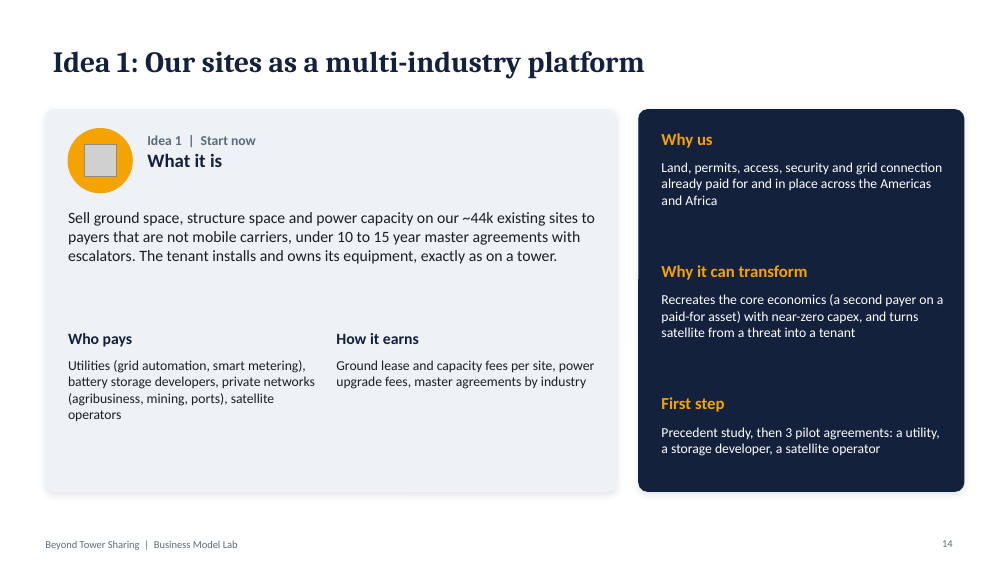
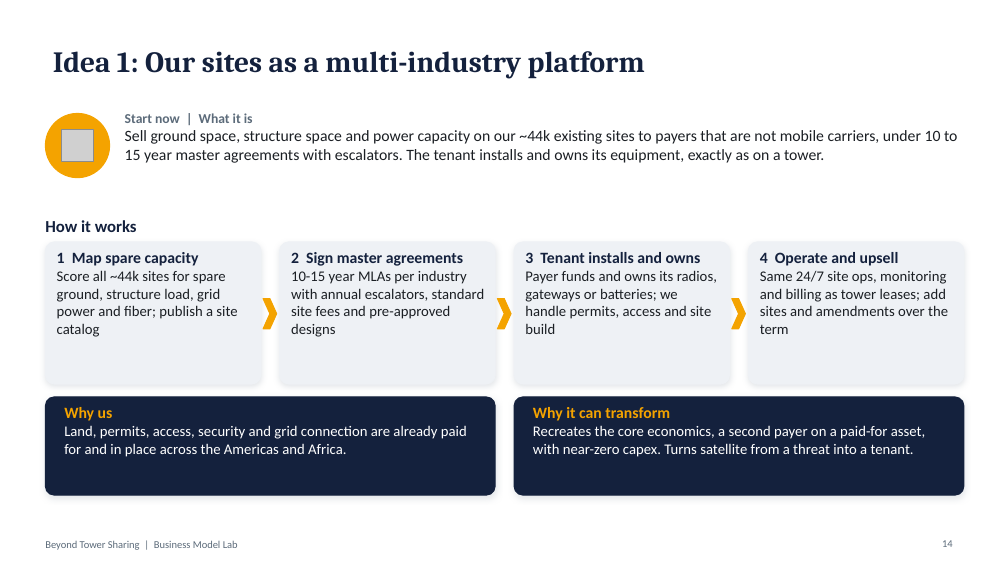
Before and after one commit to caiomperet/Claude-Skills, a slide deck: slide 14 of business-model-lab/saidas/Beyond-Tower-Sharing.pptx. Drawn at 1008x567 pixels with LibreOffice and Linux fonts; fonts in the diff are those of the drawing; grey boxes stand for pictures. Boxes give left, top, right and bottom in pixels: in the first picture for what was removed or moved away, otherwise in the second. Text is boxed around its words. In the diff, an @@ line names an element or a change of style, - is before the commit and + after.

```diff
--- a/business-model-lab/saidas/Beyond-Tower-Sharing.pptx
+++ b/business-model-lab/saidas/Beyond-Tower-Sharing.pptx
@@ ellipse: place and size @@
-ellipse at [68,129,132,193]
+ellipse at [45,113,110,178]
@@ text at [125,113,253,123]: paragraph added @@
+Start now | What it is
@@ text "Start now | What it ...": place and size @@
-text "Start now | What it ..." at [68,212,595,264]
+text "Start now | What it ..." at [125,113,957,163]
@@ rounded rectangle removed at [639,110,964,492] @@
@@ picture: place and size @@
-picture at [84,144,116,176]
+picture at [61,129,93,161]
@@ text removed at [661,133,713,148] @@
-Why us
@@ text at [45,220,137,232]: text changed; size 13 to 16 pt; text colour #5C6B7A to #14213D @@
-Idea 1 | Start now
-What it is
+How it works
@@ rounded rectangle added at [45,242,261,384], fill #EEF1F5, outline #EEF1F5 1 pt @@
@@ text at [57,252,237,337]: text changed; size 15 to 14 pt; text colour #14213D to #1B1F24; bold off @@
-Who pays
+1 Map spare capacity
+Score all ~44k sites for spare ground, structure load, grid power and fiber; publish a site catalog
@@ rounded rectangle: place and size @@
-rounded rectangle at [45,110,616,492]
+rounded rectangle at [280,242,495,384]
@@ rounded rectangle at [280,242,495,384]: proportions changed @@
@@ text at [291,252,485,337]: text changed; size 13 to 14 pt @@
-Ground lease and capacity fees per site, power upgrade fees, master agreements by industry
+2 Sign master agreements
+10-15 year MLAs per industry with annual escalators, standard site fees and pre-approved designs
@@ rounded rectangle added at [514,242,730,384], fill #EEF1F5, outline #EEF1F5 1 pt @@
@@ text added at [525,252,717,334], 14 pt, text #1B1F24 @@
+3 Tenant installs and owns
+Payer funds and owns its radios, gateways or batteries; we handle permits, access and site build
@@ text removed at [661,265,808,280] @@
-Why it can transform
@@ rounded rectangle added at [749,242,964,384], fill #EEF1F5, outline #EEF1F5 1 pt @@
@@ text added at [760,252,948,334], 14 pt, text #1B1F24 @@
+4 Operate and upsell
+Same 24/7 site ops, monitoring and billing as tower leases; add sites and amendments over the term
@@ chevron added at [263,299,277,329], fill #F4A300, outline #F4A300 1 pt @@
@@ chevron added at [498,299,511,329], fill #F4A300, outline #F4A300 1 pt @@
@@ chevron added at [732,299,746,329], fill #F4A300, outline #F4A300 1 pt @@
@@ text removed at [336,333,419,344] @@
-How it earns
@@ text removed at [68,360,315,422] @@
-Utilities (grid automation, smart metering), battery storage developers, private networks (agribusiness, mining, ports), satellite operators
@@ rounded rectangle added at [45,397,495,495], fill #14213D, outline #14213D 1 pt @@
@@ text at [64,407,467,457]: text changed; size 13 to 14 pt @@
-Land, permits, access, security and grid connection already paid for and in place across the Americas and Africa
+Why us
+Land, permits, access, security and grid connection are already paid for and in place across the Americas and Africa.
@@ rounded rectangle added at [514,397,964,495], fill #14213D, outline #14213D 1 pt @@
@@ text at [533,407,925,457]: text changed; size 13 to 14 pt @@
-Recreates the core economics (a second payer on a paid-for asset) with near-zero capex, and turns satellite from a threat into a tenant
+Why it can transform
+Recreates the core economics, a second payer on a paid-for asset, with near-zero capex. Turns satellite from a threat into a tenant.
@@ text removed at [661,397,725,412] @@
-First step
@@ text removed at [661,427,940,456] @@
-Precedent study, then 3 pilot agreements: a utility, a storage developer, a satellite operator
```
Also in this commit, not shown: 4 other slides changed, 22 slides added, 1 slide removed, 8 other files.
